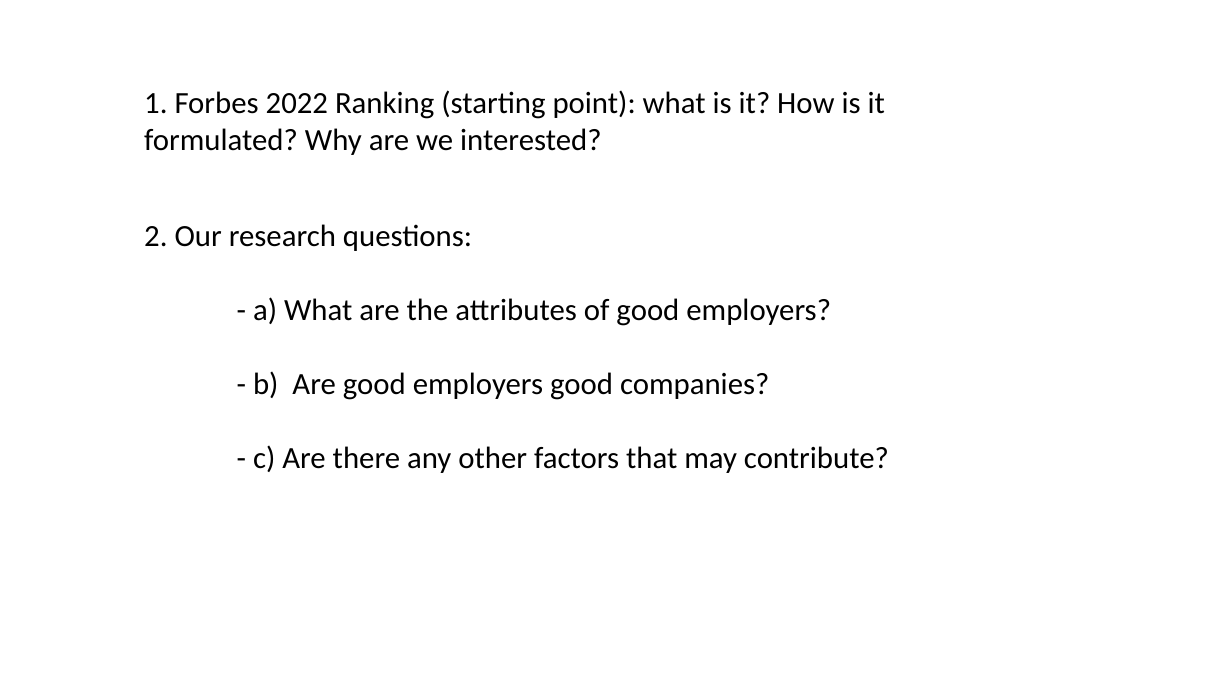
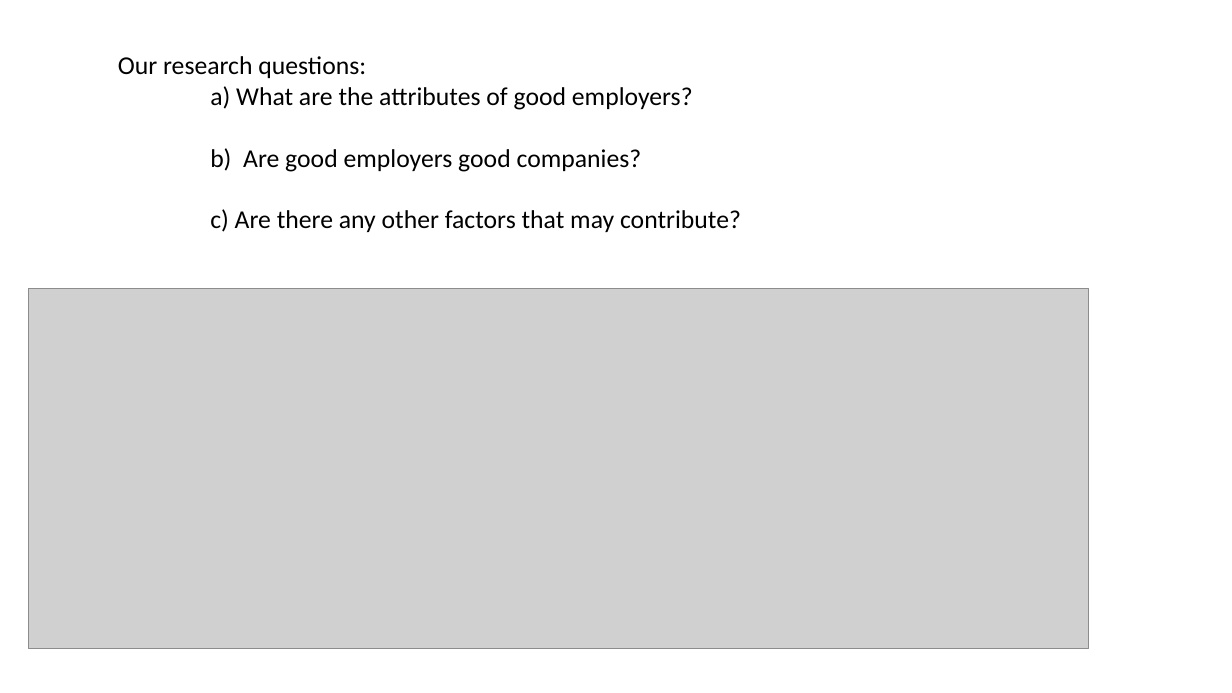
Before and after one commit to timonx11/Project-1-Demonstrasion-Group6, a slide deck: slide 1 of Presentation1.pptx. Drawn at 1232x693 pixels with LibreOffice and Linux fonts; fonts in the diff are those of the drawing; grey boxes stand for pictures. Boxes give left, top, right and bottom in pixels: in the first picture for what was removed or moved away, otherwise in the second. Text is boxed around its words. In the diff, an @@ line names an element or a change of style, - is before the commit and + after.

```diff
--- a/Presentation1.pptx
+++ b/Presentation1.pptx
@@ text at (118,56,741,232): text changed; size 24 to 20 pt @@
-2. Our research questions:
-- a) What are the attributes of good employers?
-- b) Are good employers good companies?
-- c) Are there any other factors that may contribute?
+Our research questions:
+a) What are the attributes of good employers?
+b) Are good employers good companies?
+c) Are there any other factors that may contribute?
@@ text removed at (144,90,885,155) @@
-1. Forbes 2022 Ranking (starting point): what is it? How is it formulated? Why are we interested?
@@ picture added at (29,288,1090,649) @@
```
Also in this commit, not shown: 5 other slides changed, 1 slide added, 1 other file.
